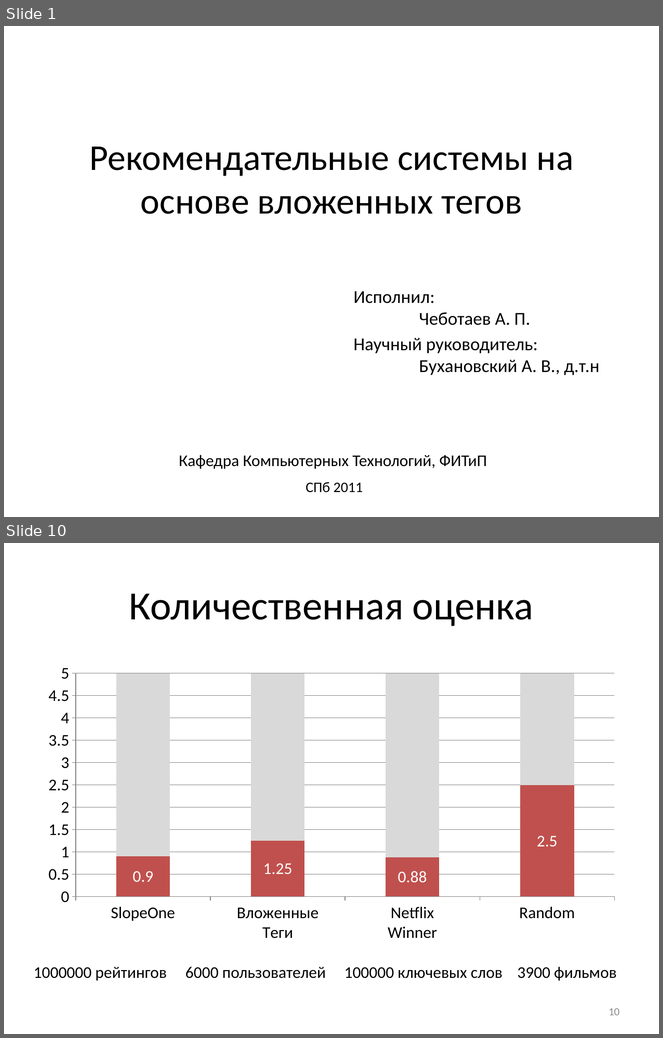
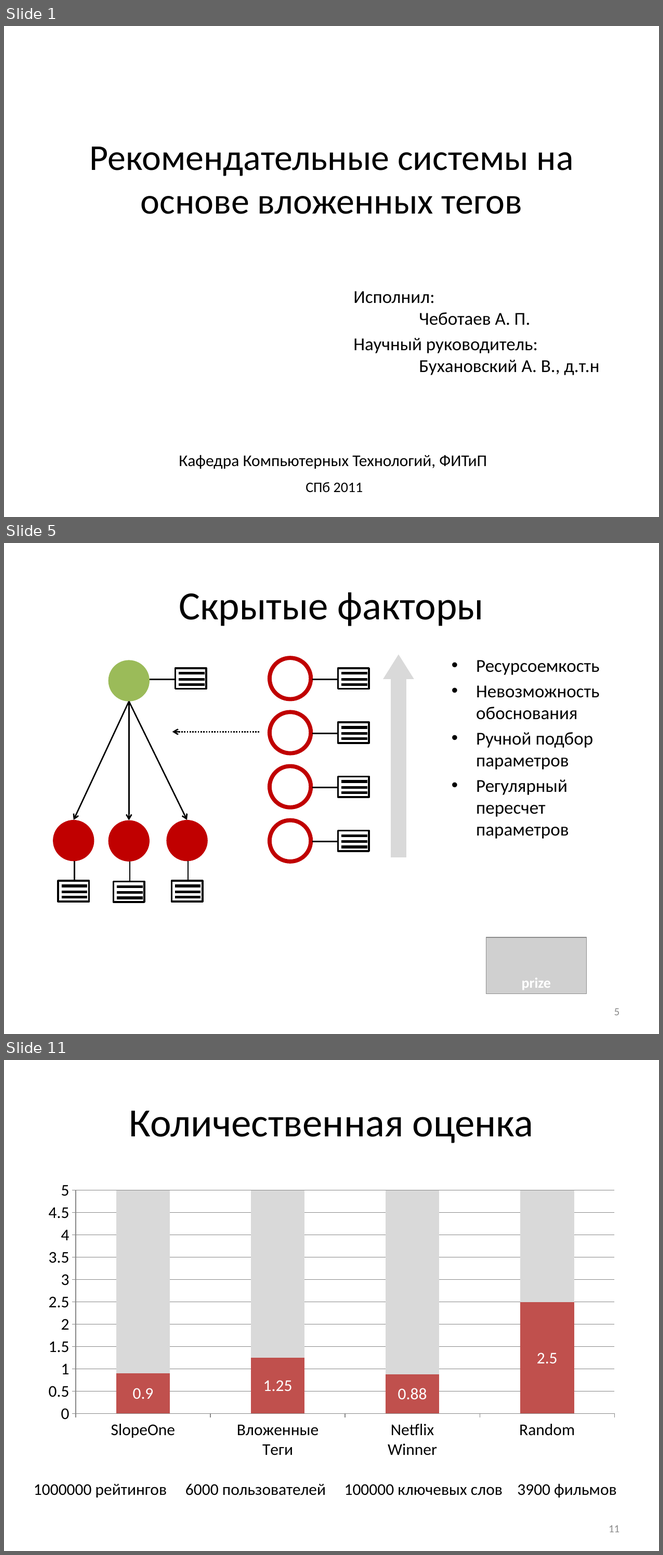
Before and after one commit to Otann/diploma, a slide deck: slides.pptx. Shown one above the other, each under a label of ours: slides 1 and 10 before the commit, slides 1, 5 and 11 after it; the slides between them are not shown. The pictures are 663x1038 and 663x1555 pixels, drawn with LibreOffice and Linux fonts; fonts in the diff are those of the drawing; grey boxes stand for pictures. Boxes give left, top, right and bottom in pixels: in the first picture for what was removed or moved away, otherwise in the second. Text is boxed around its words. In the diff, an @@ line names an element or a change of style, - is before the commit and + after.

```diff
--- a/slides.pptx
+++ b/slides.pptx
@@ slide 5 added at (4,543,659,1034), background #FFFFFF @@
@@ title added at (179,592,484,626), 44 pt, text #000000 @@
+Скрытые факторы
@@ ellipse added at (108,661,150,702), fill #9BBB59 @@
@@ up arrow added at (384,654,414,858), fill #D9D9D9 @@
@@ text added at (476,660,599,839), 20 pt, text #000000 @@
+• Ресурсоемкость
+• Невозможность обоснования
+• Ручной подбор параметров
+• Регулярный пересчет параметров
@@ group added at (150,668,206,689): 4 lines, 1 rectangle @@
@@ group added at (270,658,369,700): 4 lines, 1 ellipse, 1 rectangle @@
@@ arrow added from (129, 702) to (74, 820), #000000 1.5 pt @@
@@ arrow added from (129, 702) to (129, 821), #000000 1.5 pt @@
@@ arrow added from (129, 702) to (187, 820), #000000 1.5 pt @@
@@ arrow added from (259, 732) to (172, 732), #000000 1.5 pt dashed @@
@@ group added at (270,712,369,753): 4 lines, 1 ellipse, 1 rectangle @@
@@ group added at (270,767,369,808): 4 lines, 1 ellipse, 1 rectangle @@
@@ ellipse added at (53,820,94,861), fill #C00000 @@
@@ ellipse added at (108,821,150,862), fill #C00000 @@
@@ ellipse added at (166,820,208,861), fill #C00000 @@
@@ group added at (270,821,369,862): 4 lines, 1 ellipse, 1 rectangle @@
@@ group added at (59,861,89,901): 4 lines, 1 rectangle @@
@@ group added at (113,862,144,902): 4 lines, 1 rectangle @@
@@ group added at (172,861,203,901): 4 lines, 1 rectangle @@
@@ picture added at (486,938,586,994) @@
@@ text added at (522,978,551,990), 16 pt, text #FFFFFF, bold @@
+prize
@@ page number added at (614,1008,620,1016), 12 pt, text #8C8C8C @@
+5
@@ what was slide 10 is now slide 11 @@
@@ page number at (609,1525,620,1533): text changed @@
-10
+11
```
Also in this commit, not shown: 2 slides changed, 8 other slides added, 8 slides removed, 12 other files.
